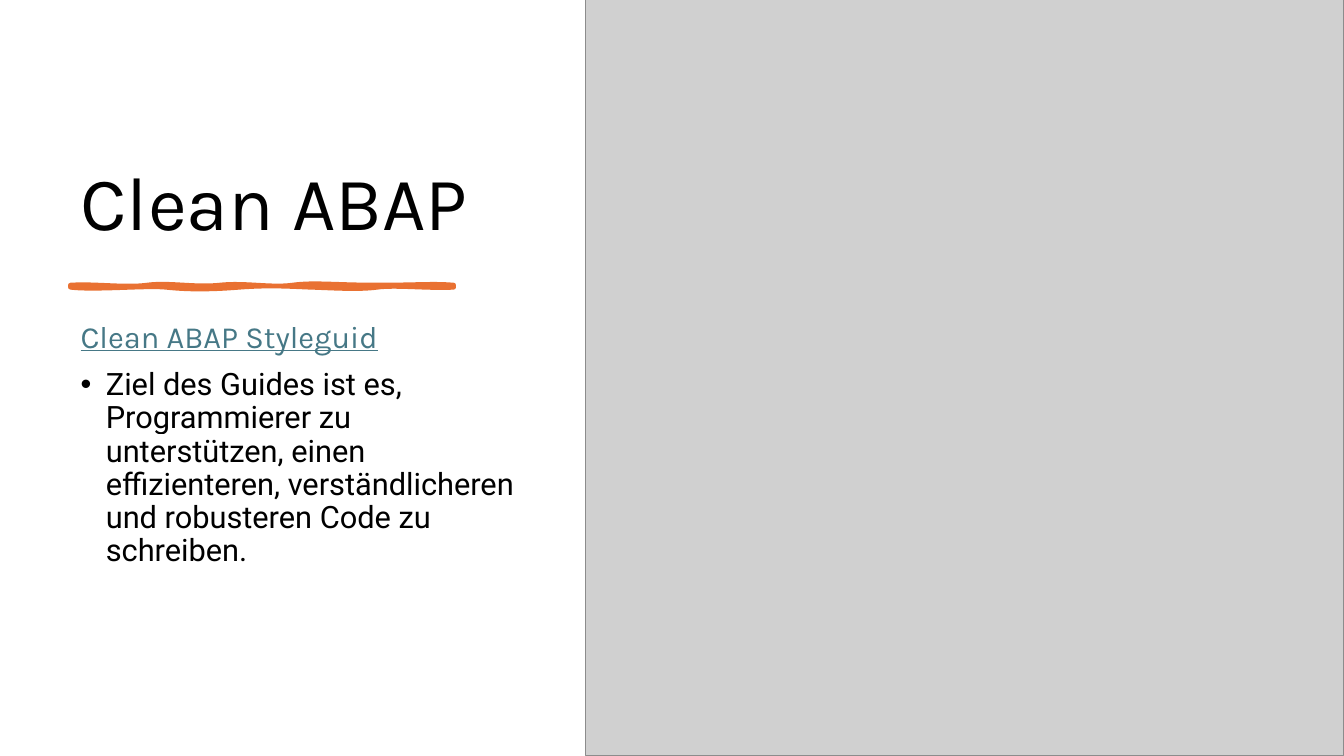
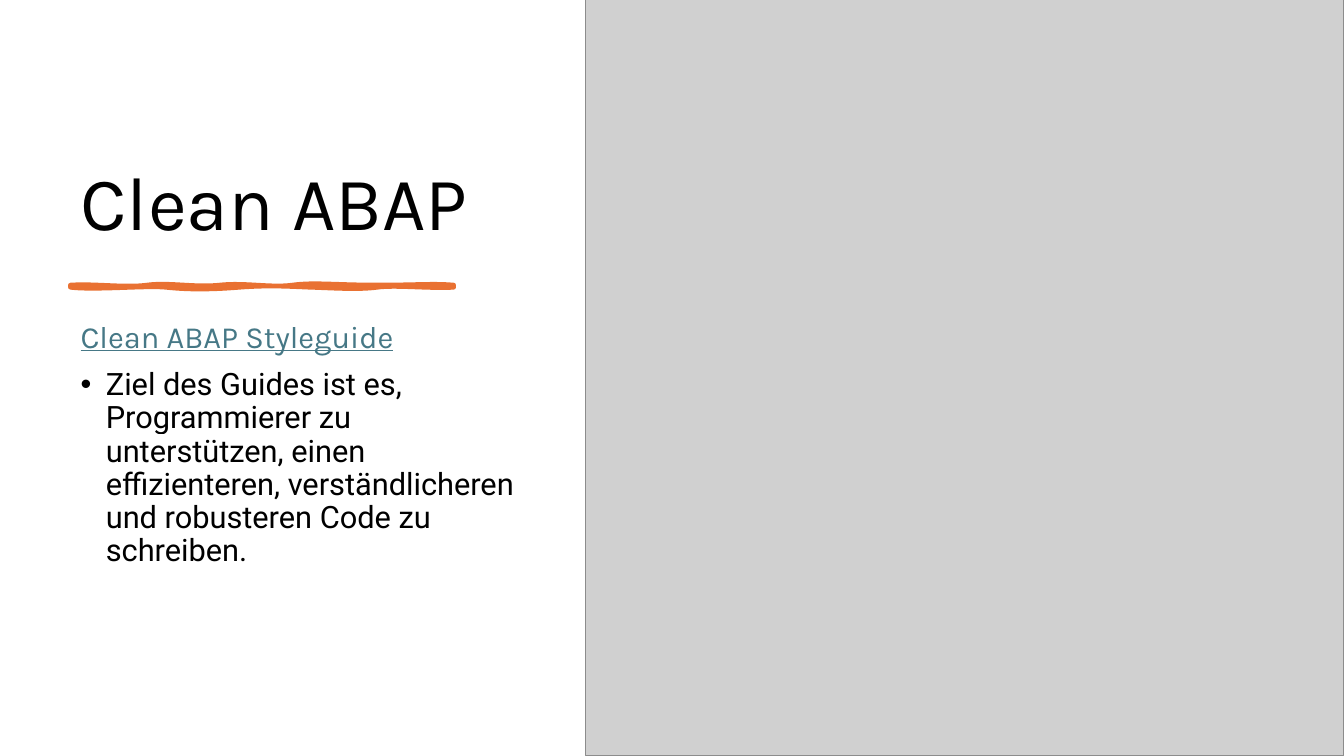
Before and after one commit to DevelopmentBvise/Schulung, a slide deck: slide 12 of CDS presentation/Deutsch/Tag1_Data Modeling with Core Data Services.pptx. Drawn at 1344x756 pixels with LibreOffice and Linux fonts; fonts in the diff are those of the drawing; grey boxes stand for pictures. Boxes give left, top, right and bottom in pixels: in the first picture for what was removed or moved away, otherwise in the second. Text is boxed around its words. In the diff, an @@ line names an element or a change of style, - is before the commit and + after.

```diff
--- a/CDS presentation/Deutsch/Tag1_Data Modeling with Core Data Services.pptx
+++ b/CDS presentation/Deutsch/Tag1_Data Modeling with Core Data Services.pptx
@@ text at bbox=[81, 327, 393, 356]: text changed @@
-Clean ABAP Styleguid
+Clean ABAP Styleguide
```
Also in this commit, not shown: 1 other slide changed, 3 other files.
